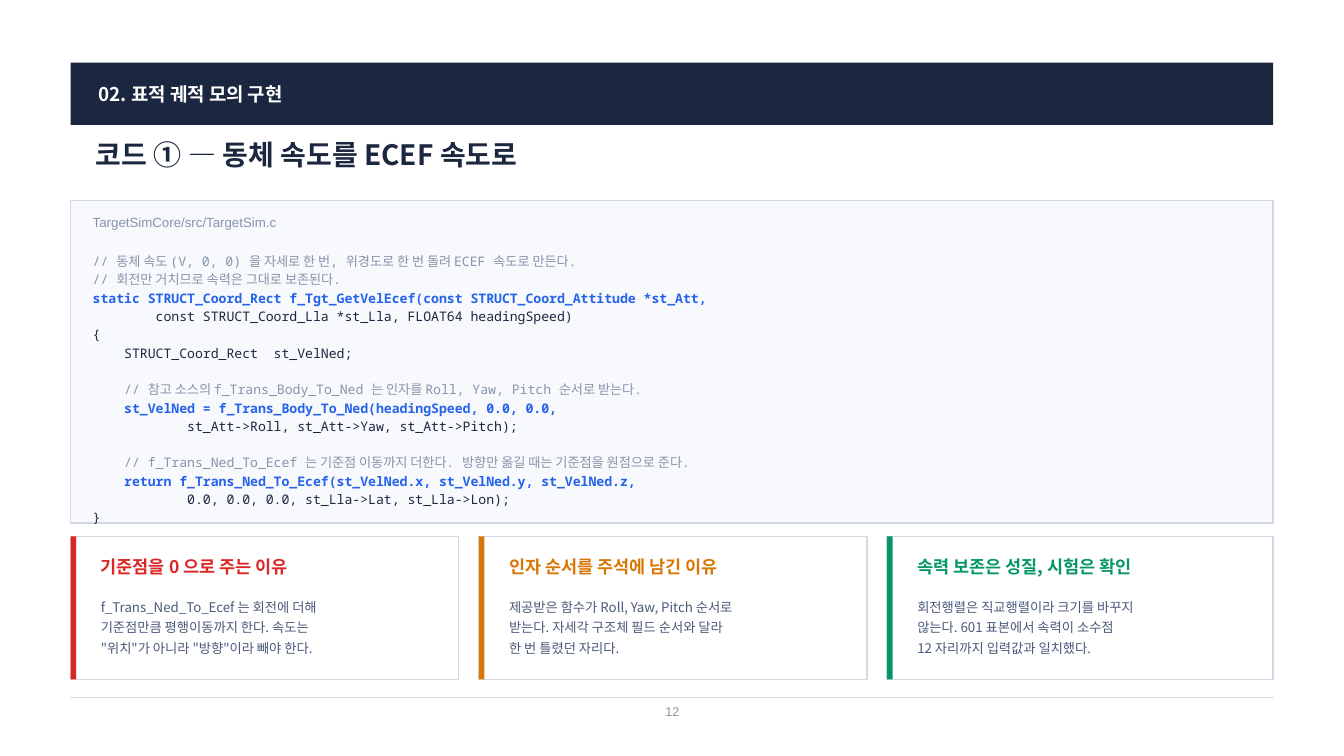
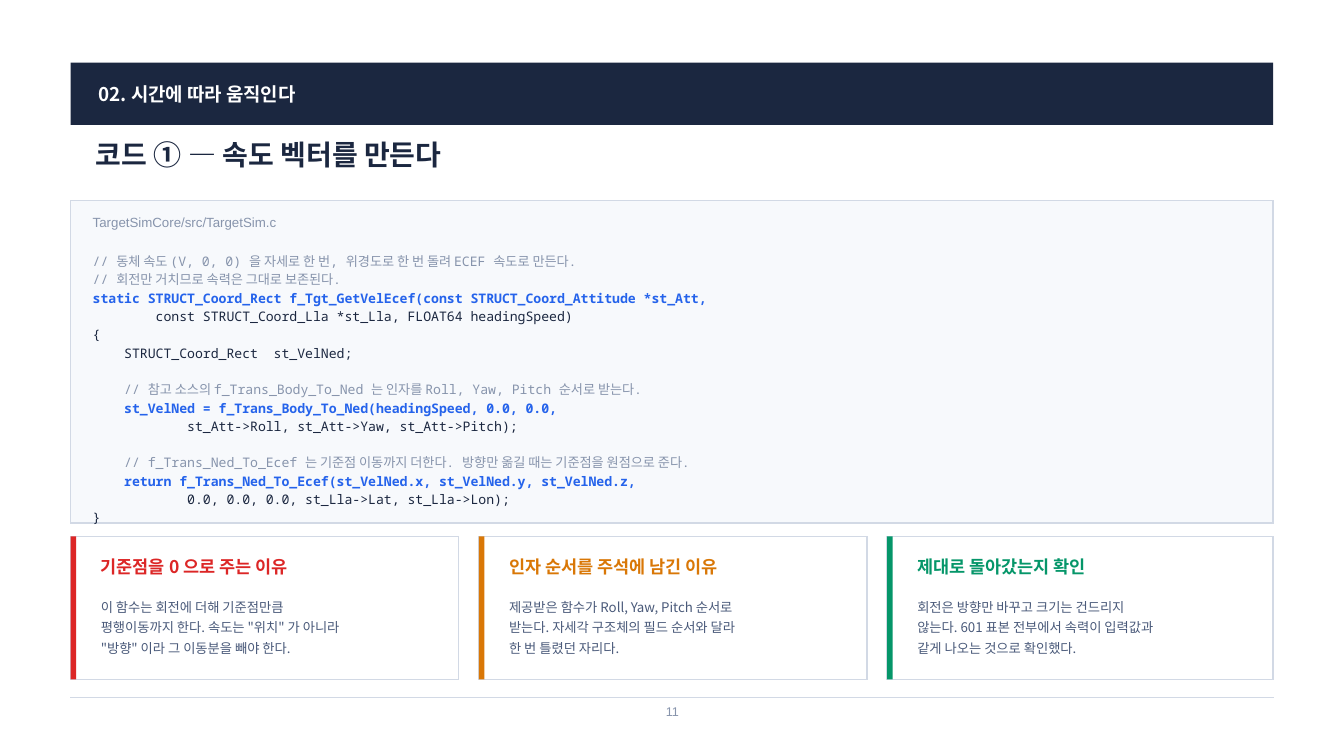
Before and after one commit to harley-hwan/radar-sw-study, a slide deck: slide 11 of Part3_TargetSim/ref/산출물/Chapter3_TargetSim.pptx (slide 12 before the commit). Drawn at 1344x756 pixels with LibreOffice and Linux fonts; fonts in the diff are those of the drawing. Boxes give left, top, right and bottom in pixels: in the first picture for what was removed or moved away, otherwise in the second. Text is boxed around its words. In the diff, an @@ line names an element or a change of style, - is before the commit and + after.

```diff
--- a/Part3_TargetSim/ref/산출물/Chapter3_TargetSim.pptx
+++ b/Part3_TargetSim/ref/산출물/Chapter3_TargetSim.pptx
@@ text at (99,85,295,103): text changed @@
-02. 표적 궤적 모의 구현
+02. 시간에 따라 움직인다
@@ text at (96,141,441,168): text changed @@
-코드 ① — 동체 속도를 ECEF 속도로
+코드 ① — 속도 벡터를 만든다
@@ text at (917,558,1086,575): text changed @@
-속력 보존은 성질, 시험은 확인
+제대로 돌아갔는지 확인
@@ text at (101,601,340,654): text changed @@
-f_Trans_Ned_To_Ecef 는 회전에 더해
-기준점만큼 평행이동까지 한다. 속도는
-"위치"가 아니라 "방향"이라 빼야 한다.
+이 함수는 회전에 더해 기준점만큼
+평행이동까지 한다. 속도는 "위치" 가 아니라
+"방향" 이라 그 이동분을 빼야 한다.
@@ text at (509,621,735,633): text changed @@
-받는다. 자세각 구조체 필드 순서와 달라
+받는다. 자세각 구조체의 필드 순서와 달라
@@ text at (917,601,1153,654): text changed @@
-회전행렬은 직교행렬이라 크기를 바꾸지
-않는다. 601 표본에서 속력이 소수점
-12 자리까지 입력값과 일치했다.
+회전은 방향만 바꾸고 크기는 건드리지
+않는다. 601 표본 전부에서 속력이 입력값과
+같게 나오는 것으로 확인했다.
@@ text at (666,707,679,716): text changed @@
-12
+11
```
Also in this commit, not shown: 12 other slides changed, 4 slides added, 6 slides removed, 25 other files.
